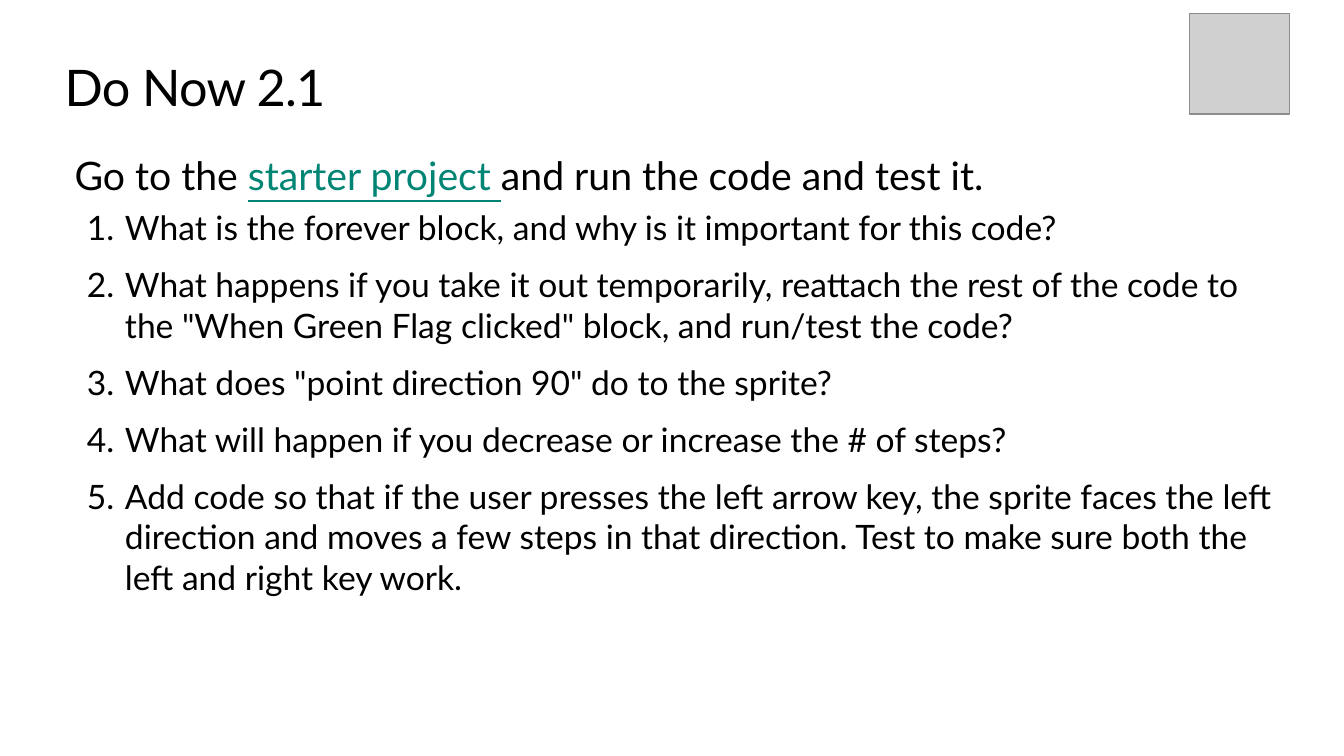
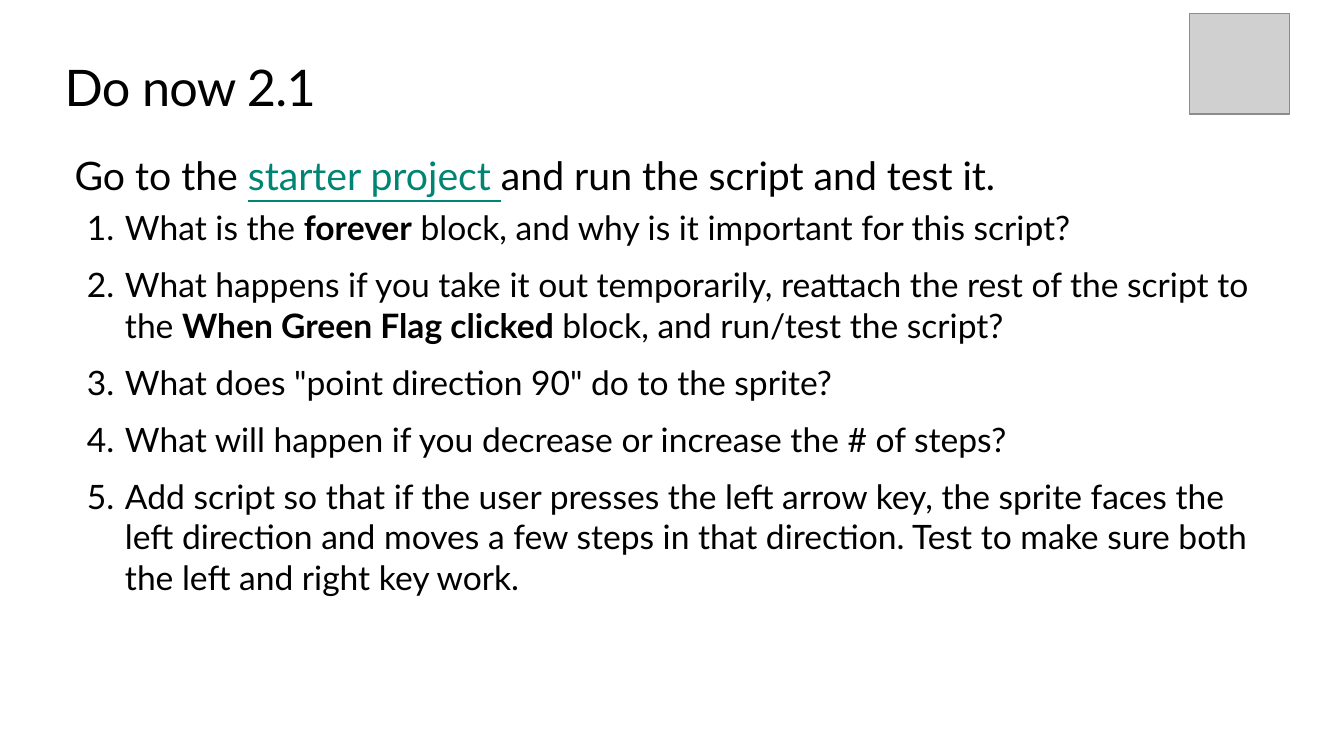
Before and after one commit to TEALSK12/introduction-to-computer-science, a slide deck: slide 4 of docs/slidedecks/TEALS SNAP 2.1.pptx. Drawn at 1344x756 pixels with LibreOffice and Linux fonts; fonts in the diff are those of the drawing; grey boxes stand for pictures; background and template pictures are left out. Boxes give left, top, right and bottom in pixels: in the first picture for what was removed or moved away, otherwise in the second. Text is boxed around its words. In the diff, an @@ line names an element or a change of style, - is before the commit and + after.

```diff
--- a/docs/slidedecks/TEALS SNAP 2.1.pptx
+++ b/docs/slidedecks/TEALS SNAP 2.1.pptx
@@ title at box(65, 69, 316, 107): text changed @@
-Do Now 2.1
+Do now 2.1
@@ text at box(75, 161, 1248, 344): text changed @@
-Go to the starter project and run the code and test it.
-1. What is the forever block, and why is it important for this code?
-2. What happens if you take it out temporarily, reattach the rest of the code to the "When Green Flag clicked" block, and run/test the code?
+Go to the starter project and run the script and test it.
+1. What is the forever block, and why is it important for this script?
+2. What happens if you take it out temporarily, reattach the rest of the script to the When Green Flag clicked block, and run/test the script?
@@ text at box(125, 484, 1246, 596): text changed @@
-5. Add code so that if the user presses the left arrow key, the sprite faces the left direction and moves a few steps in that direction. Test to make sure both the left and right key work.
+5. Add script so that if the user presses the left arrow key, the sprite faces the left direction and moves a few steps in that direction. Test to make sure both the left and right key work.
```
Also in this commit, not shown: 6 other slides changed, 28 other files.
